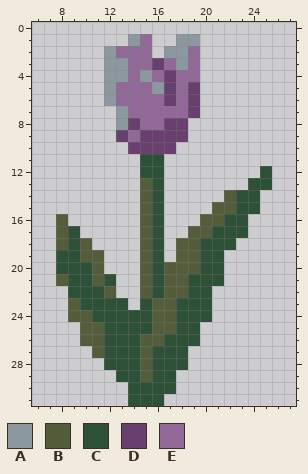
Two versions of one pixel-art sprite, Medival_pack/textures/blocks/flower_tulip_pink.png. That is the earlier state.
The file is 32x32 pixels. Shown: x 6..27, y 0..31.
Palette (. is transparent): A #8b98a0  B #545d3a  C #2d5137  D #683f6e  E #916897
Pixels before, first column x 8:
 1 ......AE..AA......
 2 ....AEEE.AAE......
 3 ....AAEEDEAE......
 4 ....AAEAEDEE......
 5 ....AEEEADED......
 6 ....AEEEEDED......
 7 .....AEEEEED......
 8 .....ADEEDD.......
 9 .....DEDDDD.......
10 ......DDDD........
11 .......CC.........
12 .......CC........C
13 .......BC.......CC
14 .......BC.....BCC.
15 .......BC....BBCC.
16 B......BC...BBCC..
17 BC.....BC..BBCCC..
18 BCB....BC.BBCCC...
19 CCBB...BC.BBCC....
20 CCCB...BCBBBCC....
21 BCCBC..BCBBCCC....
22 .CCCB..BCBBCC.....
23 .BCCCC.CBBCCC.....
24 .BBCCCCCBBCCC.....
25 ..BBCCCCBBCC......
26 ..BBCCCBBCCC......
27 ...BCCCBCCC.......
28 ....CCCBCCC.......
29 .....CCBCC........
30 ......CCCC........
31 ......CCC.........
New version:
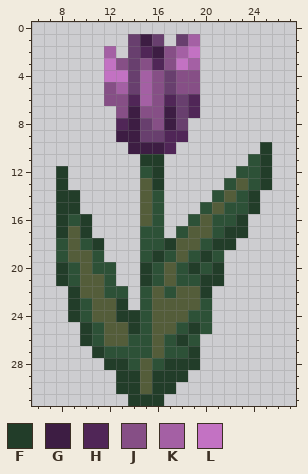
Colours new in this view: F #223d29  G #3d1d43  H #502657  J #864f86  K #a460a4  L #c372c3
Log entry: flowers changing the appearance
Diff:
Changed rows in their new state; - is an unchanged pixel.
first column x 8:
 1 ------DGD-DK------
 2 ----K.DHGJKL------
 3 ----LJDJHJLK------
 4 ----LLDKJ-JJ------
 5 ----JKDKJ-JJ------
 6 ----JJHKJHDH------
 7 -----JGJJGDH------
 8 -----HGDJG--------
 9 -----GG--HH-------
10 ------GGGH-------F
11 -------FF-------CF
12 F-------F------CCF
13 F-------F-----CB-F
14 FF-----------C--F-
15 FF----------C-C-F-
16 FCF--------C-C-F--
17 FBF----C--C---FF--
18 CBCF---C-F---FF---
19 -B-C---CFC-CF-----
20 F-BCC--F--CF-F----
21 F-B----F--C-FF----
22 -FBBCC-CBC-BF-----
23 -F-BBF----BB------
24 -FCBBFF---B-------
25 --FCBBF----FC-----
26 --FCBB-C--F-------
27 ---F---CB--F------
28 ----FF---FFF------
29 -----FF-FFF-------
30 -----FFBFF--------
31 ------FFF---------
